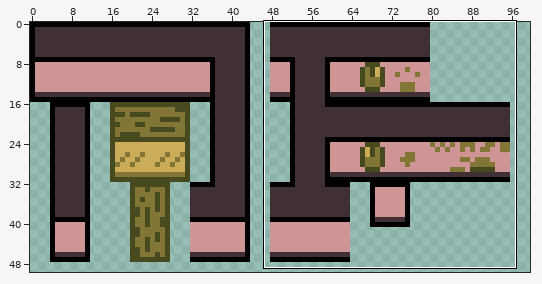
One commit to this sprite sheet: sprites/newWalls.png. The first picture is a wide view before the edit; the outline marks the close-up.
Close-up. First the earlier version:
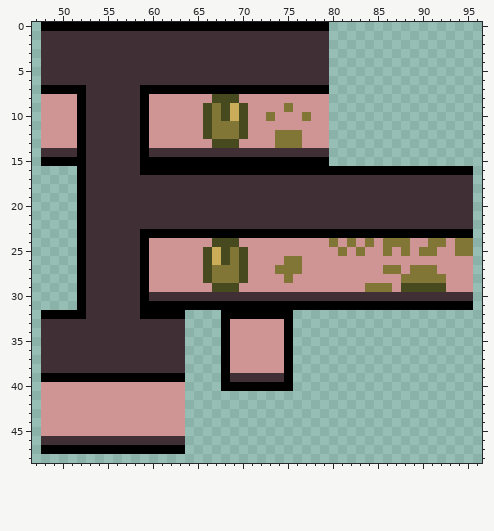
The file is 112x50 pixels. Shown: x 47..96, y 0..48. The wide view leaves out empty margins. The commit also changed other parts of the picture, which this record leaves out.
The same view after the edit:
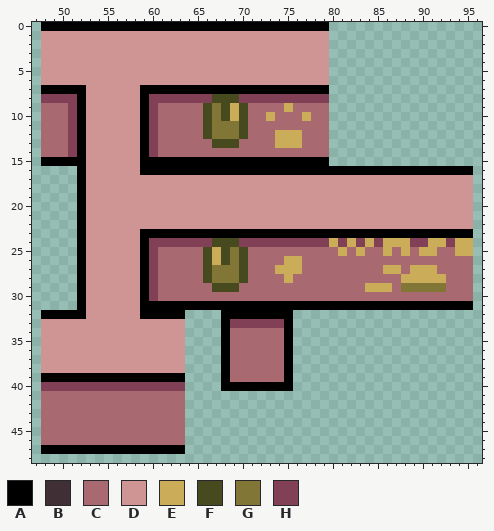
Palette (. is transparent): A #000000  B #412f36  C #a96970  D #cf9595  E #cbad59  F #47491e  G #827637  H #824056
Edits made:
Changed rows in their new state; - is an unchanged pixel.
first column x 48:
 1 DDDDDDDDDDDDDDDDDDDDDDDDDDDDDDDD----------------
 2 DDDDDDDDDDDDDDDDDDDDDDDDDDDDDDDD----------------
 3 DDDDDDDDDDDDDDDDDDDDDDDDDDDDDDDD----------------
 4 DDDDDDDDDDDDDDDDDDDDDDDDDDDDDDDD----------------
 5 DDDDDDDDDDDDDDDDDDDDDDDDDDDDDDDD----------------
 6 DDDDDDDDDDDDDDDDDDDDDDDDDDDDDDDD----------------
 7 -----DDDDDD-------------------------------------
 8 HHHH-DDDDDD-HHHHHHH---HHHHHHHHHH----------------
 9 CCCH-DDDDDD-HCCCCC-----CCCCECCCC----------------
10 CCCH-DDDDDD-HCCCCC-----CCECCCECC----------------
11 CCCH-DDDDDD-HCCCCC-----CCCCCCCCC----------------
12 CCCH-DDDDDD-HCCCCC-----CCCEEECCC----------------
13 CCCH-DDDDDD-HCCCCCC---CCCCEEECCC----------------
14 CCCH-DDDDDD-HCCCCCCCCCCCCCCCCCCC----------------
15 -----DDDDDD-------------------------------------
16 -----DDDDDD-------------------------------------
17 -----DDDDDDDDDDDDDDDDDDDDDDDDDDDDDDDDDDDDDDDDDDD
18 -----DDDDDDDDDDDDDDDDDDDDDDDDDDDDDDDDDDDDDDDDDDD
19 -----DDDDDDDDDDDDDDDDDDDDDDDDDDDDDDDDDDDDDDDDDDD
20 -----DDDDDDDDDDDDDDDDDDDDDDDDDDDDDDDDDDDDDDDDDDD
21 -----DDDDDDDDDDDDDDDDDDDDDDDDDDDDDDDDDDDDDDDDDDD
22 -----DDDDDDDDDDDDDDDDDDDDDDDDDDDDDDDDDDDDDDDDDDD
23 -----DDDDDD-------------------------------------
24 -----DDDDDD-HHHHHHH---HHHHHHHHHHEHEHEHEEEHHEEHEE
25 -----DDDDDD-HCCCCC-----CCCCCCCCCCECECCECECEECCEE
26 -----DDDDDD-HCCCCC-----CCCCEECCCCCCCCCCCCCCCCCCC
27 -----DDDDDD-HCCCCC-----CCCEEECCCCCCCCCEECEEECCCC
28 -----DDDDDD-HCCCCC-----CCCCECCCCCCCCCCCCEEEEECCC
29 -----DDDDDD-HCCCCCC---CCCCCCCCCCCCCCEEECGGGGGCCC
30 -----DDDDDD-HCCCCCCCCCCCCCCCCCCCCCCCCCCCCCCCCCCC
31 -----DDDDDD-------------------------------------
32 -----DDDDDD-------------------------------------
33 DDDDDDDDDDDDDDDD-----HHHHHH---------------------
34 DDDDDDDDDDDDDDDD-----CCCCCC---------------------
35 DDDDDDDDDDDDDDDD-----CCCCCC---------------------
36 DDDDDDDDDDDDDDDD-----CCCCCC---------------------
37 DDDDDDDDDDDDDDDD-----CCCCCC---------------------
38 DDDDDDDDDDDDDDDD-----CCCCCC---------------------
39 ---------------------CCCCCC---------------------
40 HHHHHHHHHHHHHHHH--------------------------------
41 CCCCCCCCCCCCCCCC--------------------------------
42 CCCCCCCCCCCCCCCC--------------------------------
43 CCCCCCCCCCCCCCCC--------------------------------
44 CCCCCCCCCCCCCCCC--------------------------------
45 CCCCCCCCCCCCCCCC--------------------------------
46 CCCCCCCCCCCCCCCC--------------------------------
Where, in picture pixels (left, top, right, bottom), the same in both close-ups:
changed: (41, 31, 473, 445)
